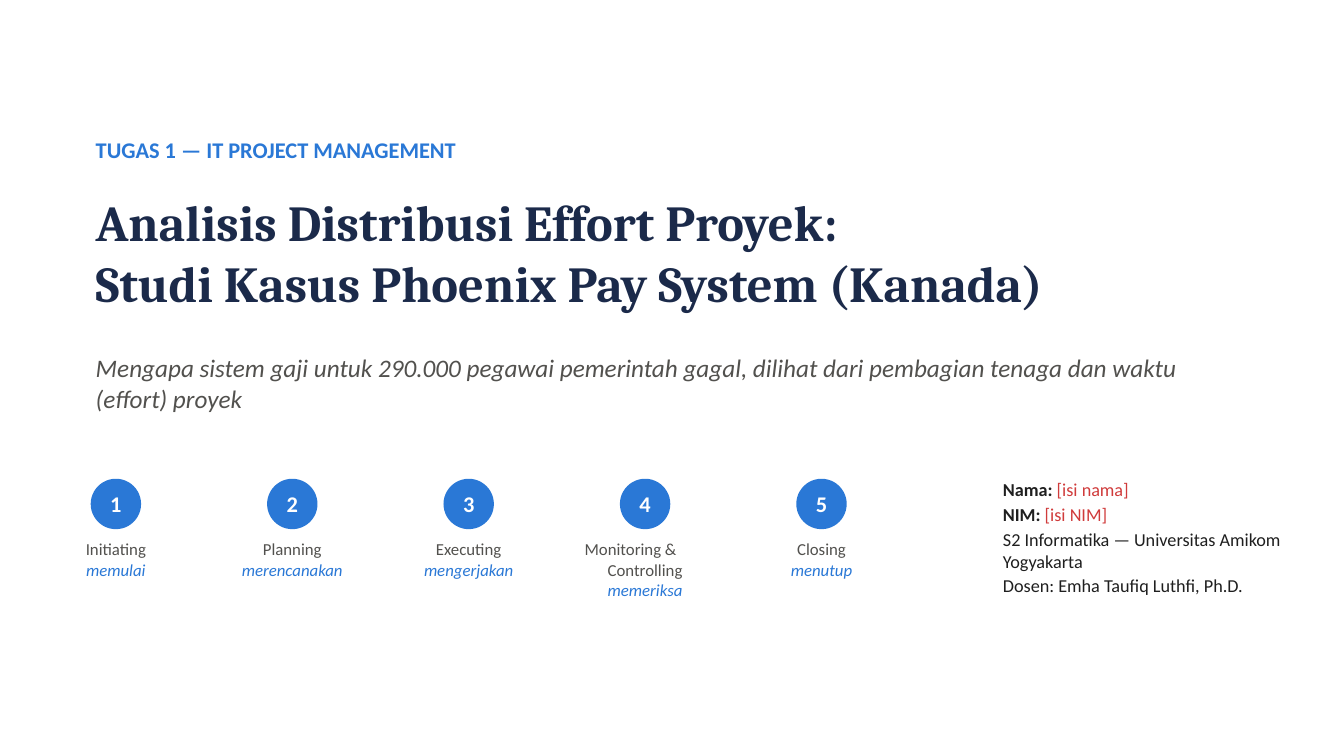
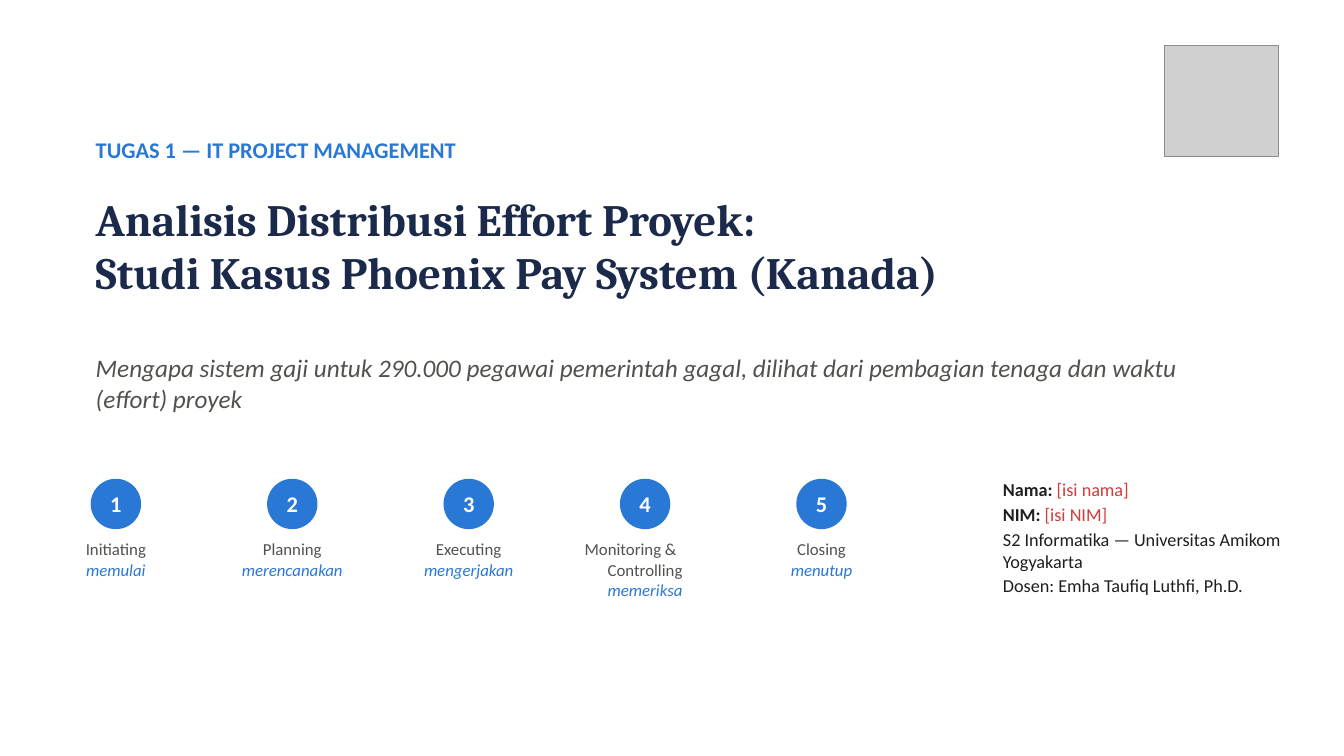
Before and after one commit to mingkimingki/it-proj-manag, a slide deck: slide 1 of tugas1/hasil/Tugas1_DistribusiEffort_Phoenix_Slide.pptx. Drawn at 1344x756 pixels with LibreOffice and Linux fonts; fonts in the diff are those of the drawing; grey boxes stand for pictures. Boxes give left, top, right and bottom in pixels: in the first picture for what was removed or moved away, otherwise in the second. Text is boxed around its words. In the diff, an @@ line names an element or a change of style, - is before the commit and + after.

```diff
--- a/tugas1/hasil/Tugas1_DistribusiEffort_Phoenix_Slide.pptx
+++ b/tugas1/hasil/Tugas1_DistribusiEffort_Phoenix_Slide.pptx
@@ picture added at <box>1165,45,1278,156</box> @@
@@ text "Analisis Distribusi Effort Proyek:" at <box>96,204,938,299</box>: size 36 to 32 pt @@
```
Also in this commit, not shown: 4 other slides changed, 4 slides added, 8 slides removed, 10 other files.
